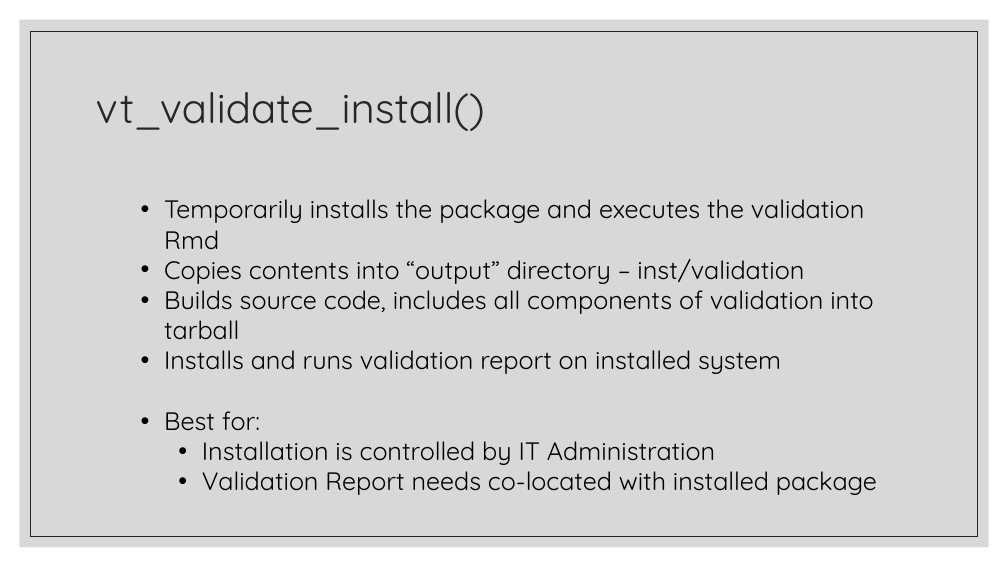
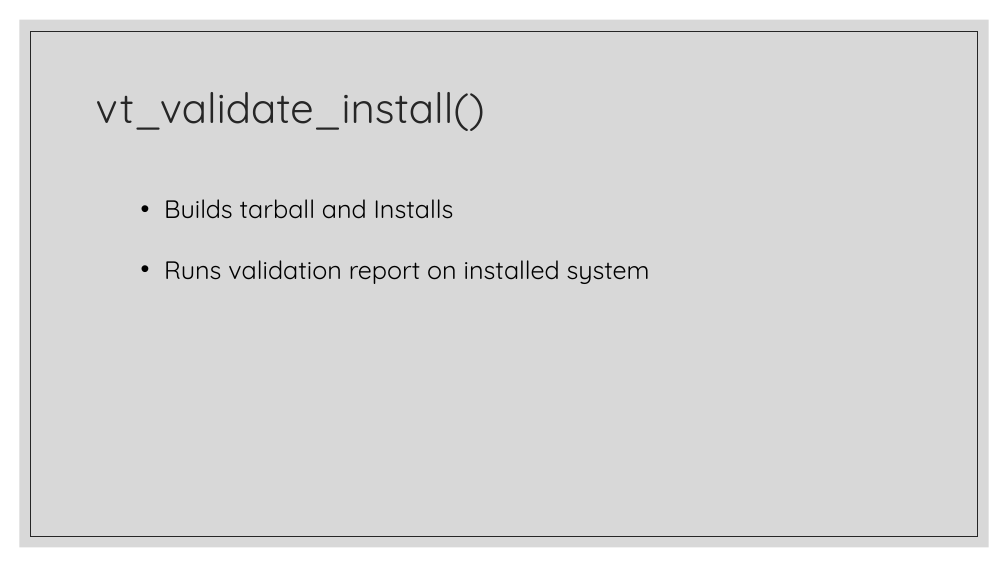
Before and after one commit to FredHutch/R_Package_Validation_Tutorial, a slide deck: slide 16 of Slides/Slides-07-Modes_of_Validation/Slides-07-Modes_of_Validation.pptx (slide 10 before the commit). Drawn at 1008x567 pixels with LibreOffice and Linux fonts; fonts in the diff are those of the drawing. Boxes give left, top, right and bottom in pixels: in the first picture for what was removed or moved away, otherwise in the second. Text is boxed around its words. In the diff, an @@ line names an element or a change of style, - is before the commit and + after.

```diff
--- a/Slides/Slides-07-Modes_of_Validation/Slides-07-Modes_of_Validation.pptx
+++ b/Slides/Slides-07-Modes_of_Validation/Slides-07-Modes_of_Validation.pptx
@@ text at bbox=[164, 199, 650, 284]: text changed @@
-• Temporarily installs the package and executes the validation Rmd
-• Copies contents into “output” directory – inst/validation
-• Builds source code, includes all components of validation into tarball
-• Installs and runs validation report on installed system
-• Best for:
-  • Installation is controlled by IT Administration
-  • Validation Report needs co-located with installed package
+• Builds tarball and Installs
+• Runs validation report on installed system
```
Also in this commit, not shown: 5 other slides changed, 8 slides added, 4 slides removed, 5 other files.
